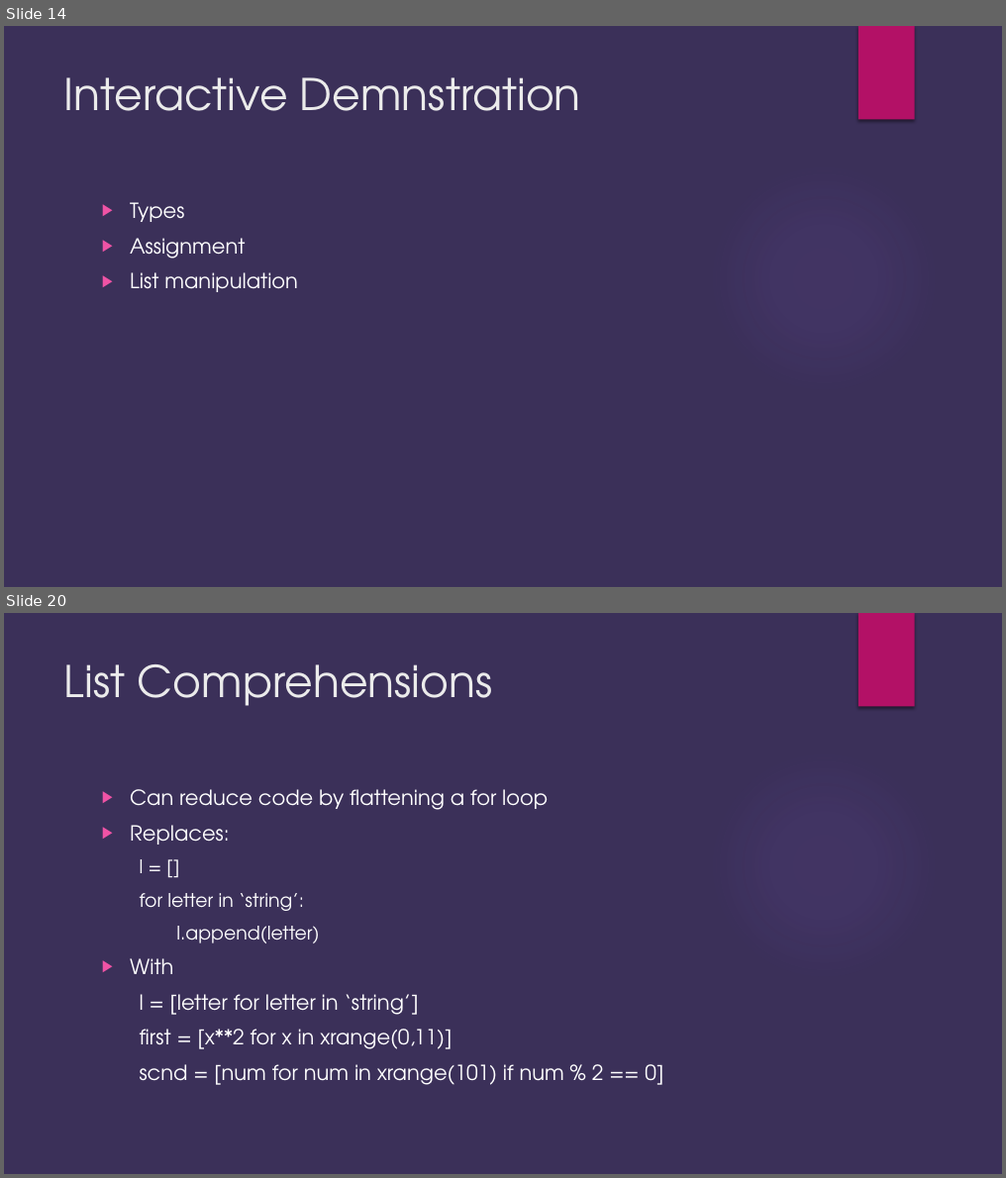
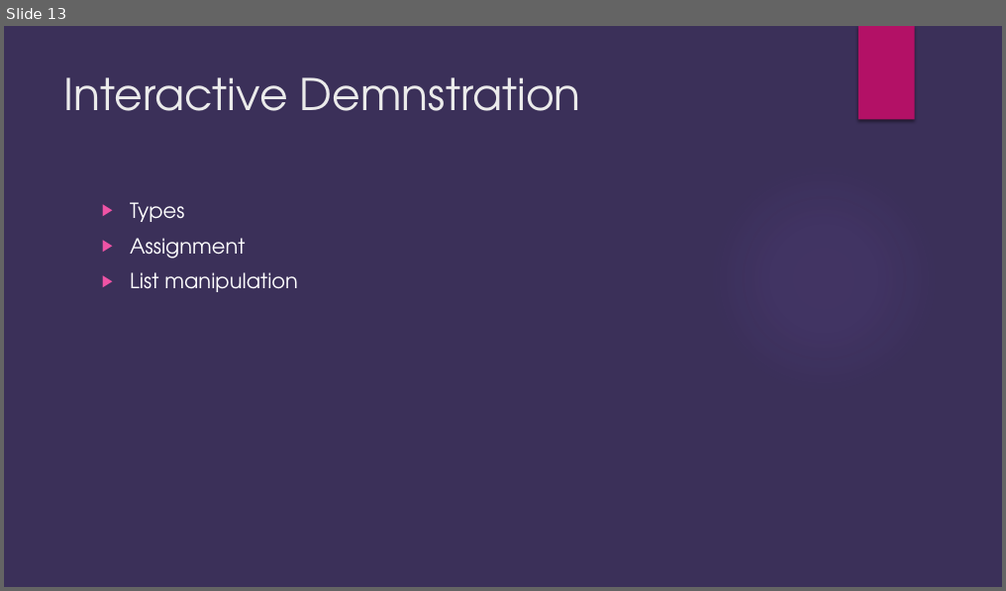
Before and after one commit to brianjgrier/Python-Overview, a slide deck: Python Introduction.pptx. Shown one above the other, each under a label of ours: slides 14 and 20 before the commit, slide 13 after it; the slides between them are not shown. The pictures are 1006x1178 and 1006x591 pixels, drawn with LibreOffice and Linux fonts; fonts in the diff are those of the drawing; background and template pictures are left out. Boxes give left, top, right and bottom in pixels: in the first picture for what was removed or moved away, otherwise in the second. Text is boxed around its words. In the diff, an @@ line names an element or a change of style, - is before the commit and + after.

```diff
--- a/Python Introduction.pptx
+++ b/Python Introduction.pptx
@@ slide 20 removed at box(4, 613, 1002, 1174), background #3B3059; not listed: 2 template elements that a slide beside it also shows @@
@@ title removed at box(64, 664, 493, 706) @@
-List Comprehensions
@@ text removed at box(130, 789, 663, 1085) @@
-▶ Can reduce code by flattening a for loop
-▶ Replaces:
-  l = []
-  for letter in ‘string’:
-  l.append(letter)
-▶ With
-l = [letter for letter in ‘string’]
-first = [x**2 for x in xrange(0,11)]
-scnd = [num for num in xrange(101) if num % 2 == 0]
@@ what was slide 14 is now slide 13 @@
```
Also in this commit, not shown: 10 slides changed, 7 other slides removed.
